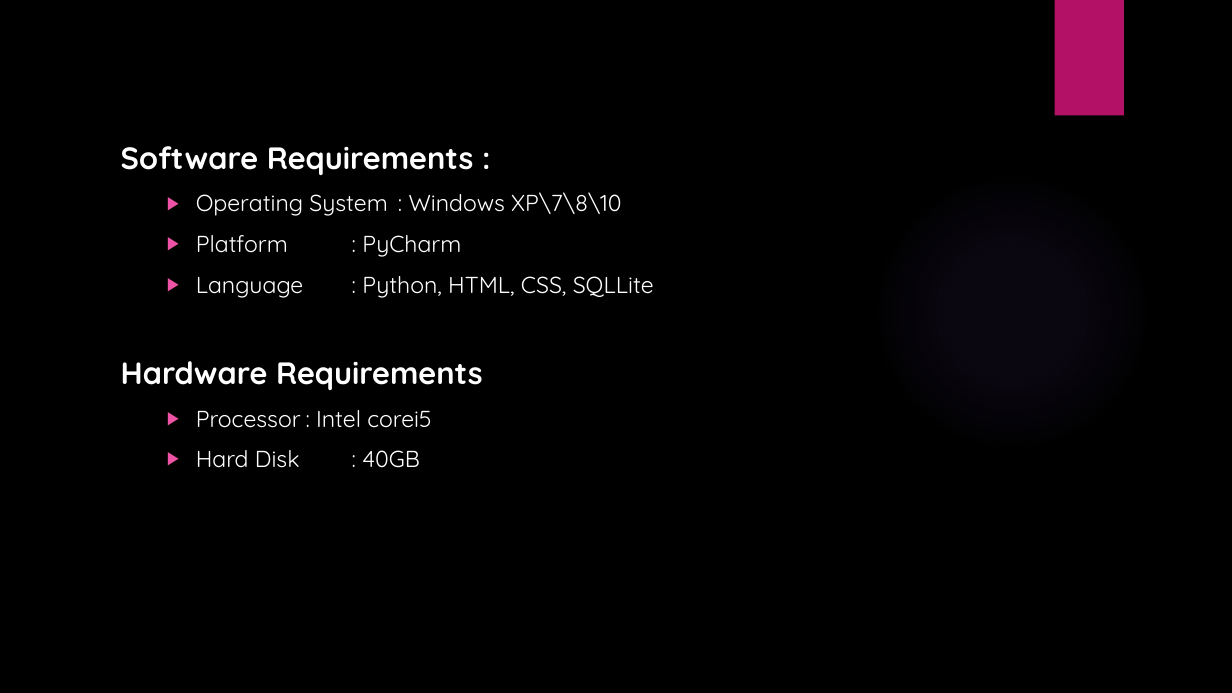
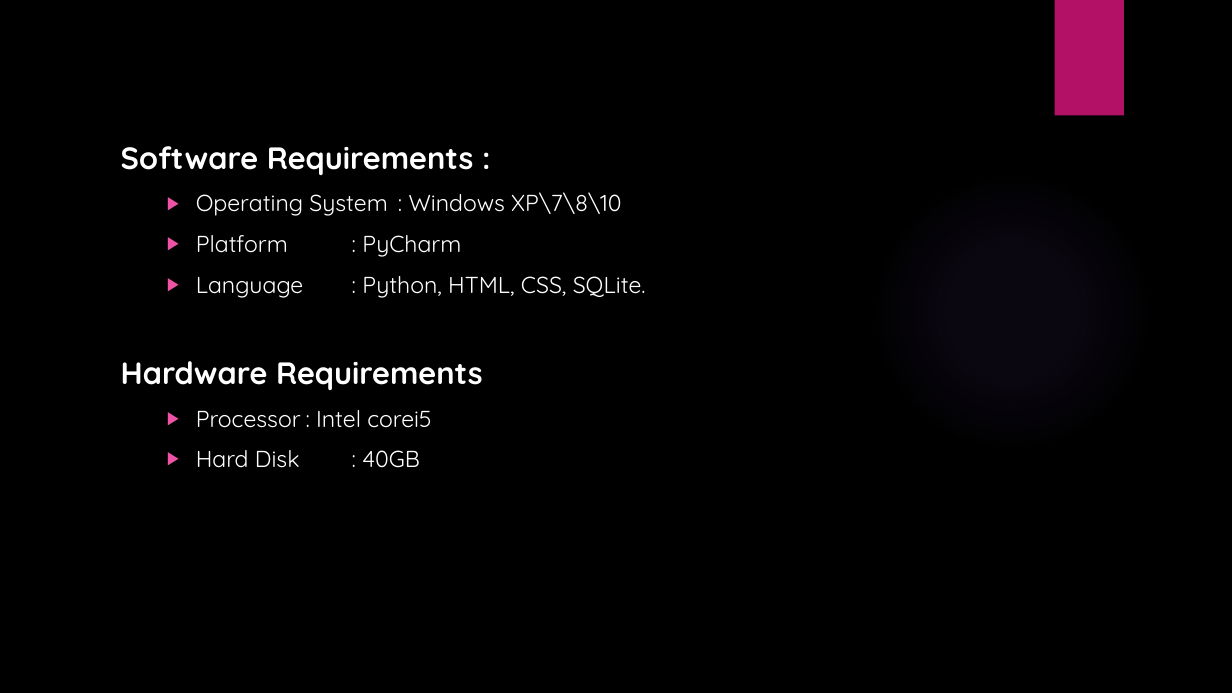
Before and after one commit to balakirankumar/mini-project-college-chatbot, a slide deck: slide 8 of Documents/PPT.pptx. Drawn at 1232x693 pixels with LibreOffice and Linux fonts; fonts in the diff are those of the drawing; background and template pictures are left out. Boxes give left, top, right and bottom in pixels: in the first picture for what was removed or moved away, otherwise in the second. Text is boxed around its words. In the diff, an @@ line names an element or a change of style, - is before the commit and + after.

```diff
--- a/Documents/PPT.pptx
+++ b/Documents/PPT.pptx
@@ text at bbox=[196, 276, 646, 298]: text changed @@
-  ▶ Language : Python, HTML, CSS, SQLLite
+  ▶ Language : Python, HTML, CSS, SQLite.
```
Also in this commit, not shown: 7 other files.
